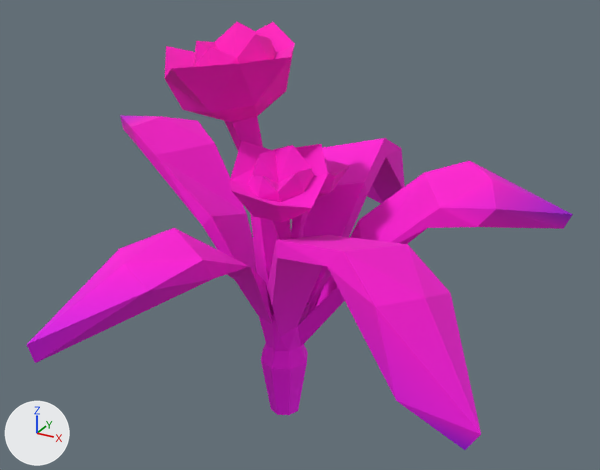
A saved change to the glTF model assets/synty/synty-plant-07.gltf.
The view is the same before and after, from a 50 mm lens placed at (0.734, -1.308, 1.014), pointed at (0.016, -0.003, 0.361). Arrows for +X, +Y and +Z are at lower left; the lights stay in place. The first picture is the older version. Vertices at exactly the same position are counted once.

Objects in the first picture: 'SM_Plant_07'.
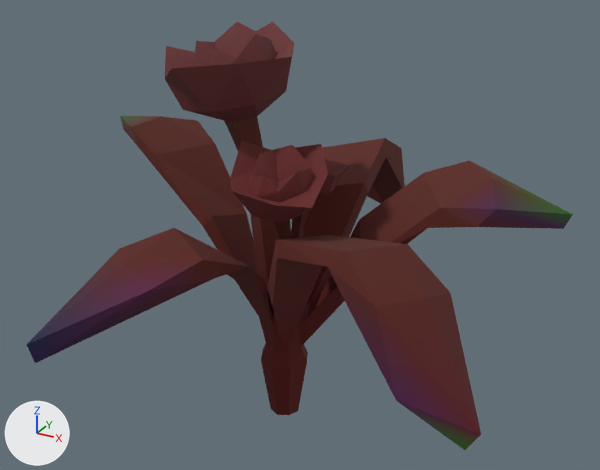
Patch to the scene script:
```diff
--- a/assets/synty/synty-plant-07.gltf.py
+++ b/assets/synty/synty-plant-07.gltf.py
@@ img_image_0 @@
+img_image_0 = load_image('Image_0', '_unpacked/Image_0', 512, 512, 'sRGB')
@@ mat_lambert2 @@
 n0 = _N.new('ShaderNodeBsdfPrincipled'); n0.name = 'Principled BSDF'
 n1 = _N.new('ShaderNodeOutputMaterial'); n1.name = 'Material Output'
+n3 = _N.new('ShaderNodeMix'); n3.name = 'Mix'
+n3.data_type = 'RGBA'
+n3.blend_type = 'MULTIPLY'
+n3.inputs[0].default_value = 1.0  # 'Factor'
 n2 = _N.new('ShaderNodeVertexColor'); n2.name = 'Color Attribute'
+n4 = _N.new('ShaderNodeTexImage'); n4.name = 'Image Texture'
+n4.image = img_image_0
 _L.new(n0.outputs[0], n1.inputs[0])  # 'BSDF' to 'Surface'
-_L.new(n2.outputs[0], n0.inputs[0])  # 'Color' to 'Base Color'
+_L.new(n3.outputs[2], n0.inputs[0])  # 'Result' to 'Base Color'
+_L.new(n2.outputs[0], n3.inputs[7])  # 'Color' to 'B'
+_L.new(n4.outputs[0], n3.inputs[6])  # 'Color' to 'A'
@@ me_sm_plant_07 @@
 me_sm_plant_07.from_pydata(...)  # 269 vertices, 522 faces; spans x -0.495..0.495, y -0.482..0.482, z 0.0..0.77
 # used by ob_sm_plant_07; location = (0.0, 0.0, 0.0)
+# me_sm_plant_07 part 1: 522 faces centred in x -0.442..0.464, y -0.446..0.45, z 0.0..0.744 are repainted in the vertex colours; the middle colour goes from pink #ff00d6 to red #ff5556
 me_sm_plant_07.materials.append(mat_lambert2)
```

Location of each change, (x1, y1, x2, y2) in pixels of the pictures (600 x 470 px):
'SM_Plant_07', surface changed, recoloured (pink to brown)
    both: (27, 22, 573, 450)
